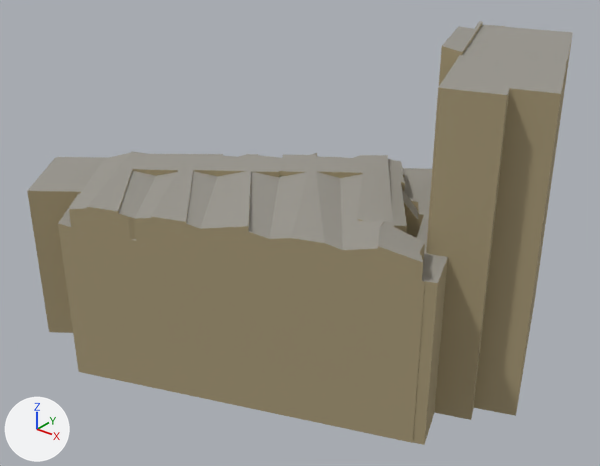
What one commit did to the glTF model public/canal-drive/models/hva-rhijnspoorplein-2.glb.
Both versions are drawn from a 50 mm camera at (70.4, -109.0, 86.3) aimed at (-13.9, -3.6, 21.0). Lighting does not change. The marker at lower left points along +X, +Y and +Z. The older version comes first. Where no turn or scale is listed for an object, it has been applied to the vertices. Vertices at exactly the same position are counted once.

The first picture shows 'hva-rhijnspoorplein-2'.
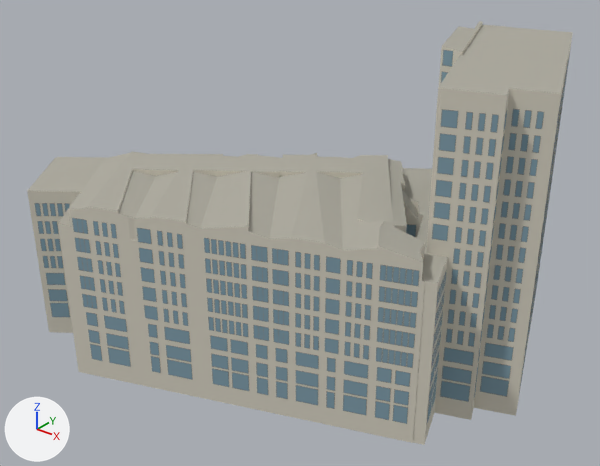
Location of each change, [x1, y1, x2, y2] in pixels of the pictures (600 x 466 px):
'hva-rhijnspoorplein-2', recoloured, reshaped: [27, 21, 573, 445] in both
part 1 of me_hva_rhijnspoorplein_2, added: after [35, 50, 570, 424]
part 2 of me_hva_rhijnspoorplein_2, recoloured (beige to pale yellow): [27, 22, 572, 445] in both

Edits to the bpy script that builds the scene:
```text
Change mat_concrete:
    mat_concrete.base_color: (0.323, 0.309, 0.275) -> (0.423, 0.407, 0.347)  # grey #9a978f -> grey #aeab9f
Add mat_glass:
    mat_glass = principled_material('glass')
    mat_glass.base_color = (0.212, 0.337, 0.407)  # greyish blue #7f9dab
    mat_glass.roughness = 0.9
Add mat_stone:
    mat_stone = principled_material('stone')
    mat_stone.base_color = (0.672, 0.638, 0.539)  # pale yellow #d6d1c2
    mat_stone.roughness = 0.9
Add mat_frame:
    mat_frame = principled_material('frame')
    mat_frame.base_color = (0.323, 0.305, 0.254)  # grey #9a968a
    mat_frame.roughness = 0.9
Change me_hva_rhijnspoorplein_2:
    used by ob_hva_rhijnspoorplein_2; location = (-15.8, -1.0, 27.8)
    remove me_hva_rhijnspoorplein_2.from_pydata(...)  # 362 vertices, 669 faces; spans x -45.3..45.3, y -37.2..37.2, z -27.8..27.8
    add me_hva_rhijnspoorplein_2.from_pydata(...)  # 14310 vertices, 7665 faces; spans x -45.3..45.3, y -37.2..37.2, z -27.8..27.8
    me_hva_rhijnspoorplein_2 part 1: 13948 vertices added at x -45.0..45.1, y -36.8..37.1, z -24.3..27.2
    me_hva_rhijnspoorplein_2 part 2: 396 faces spanning x -45.3..45.3, y -37.2..37.2, z -27.8..27.8 switch from mat_brick (beige #a89a78) to mat_stone (pale yellow #d6d1c2)
    add me_hva_rhijnspoorplein_2.materials.append(mat_frame)  # grey #9a968a
    add me_hva_rhijnspoorplein_2.materials.append(mat_glass)  # greyish blue #7f9dab
```
